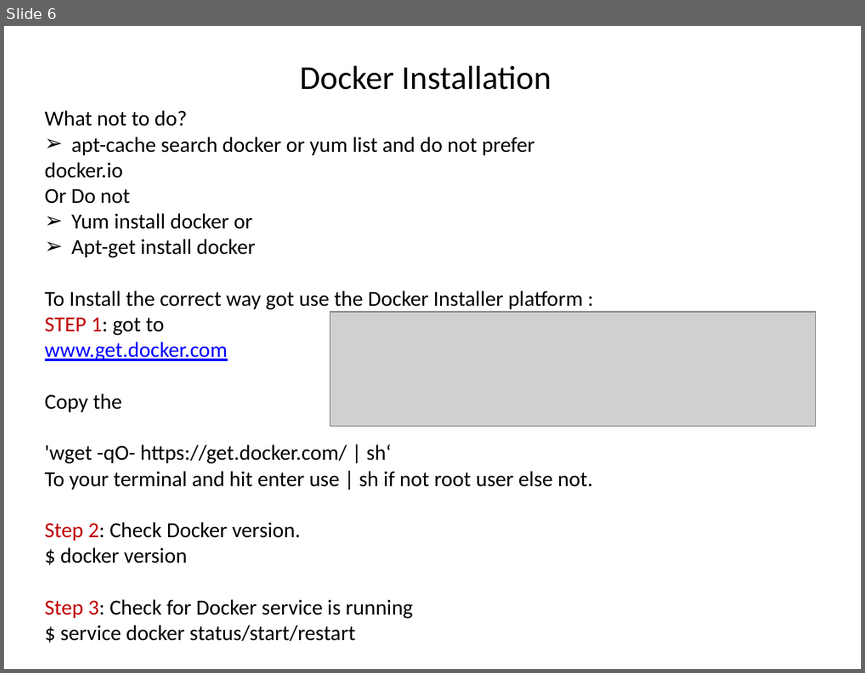
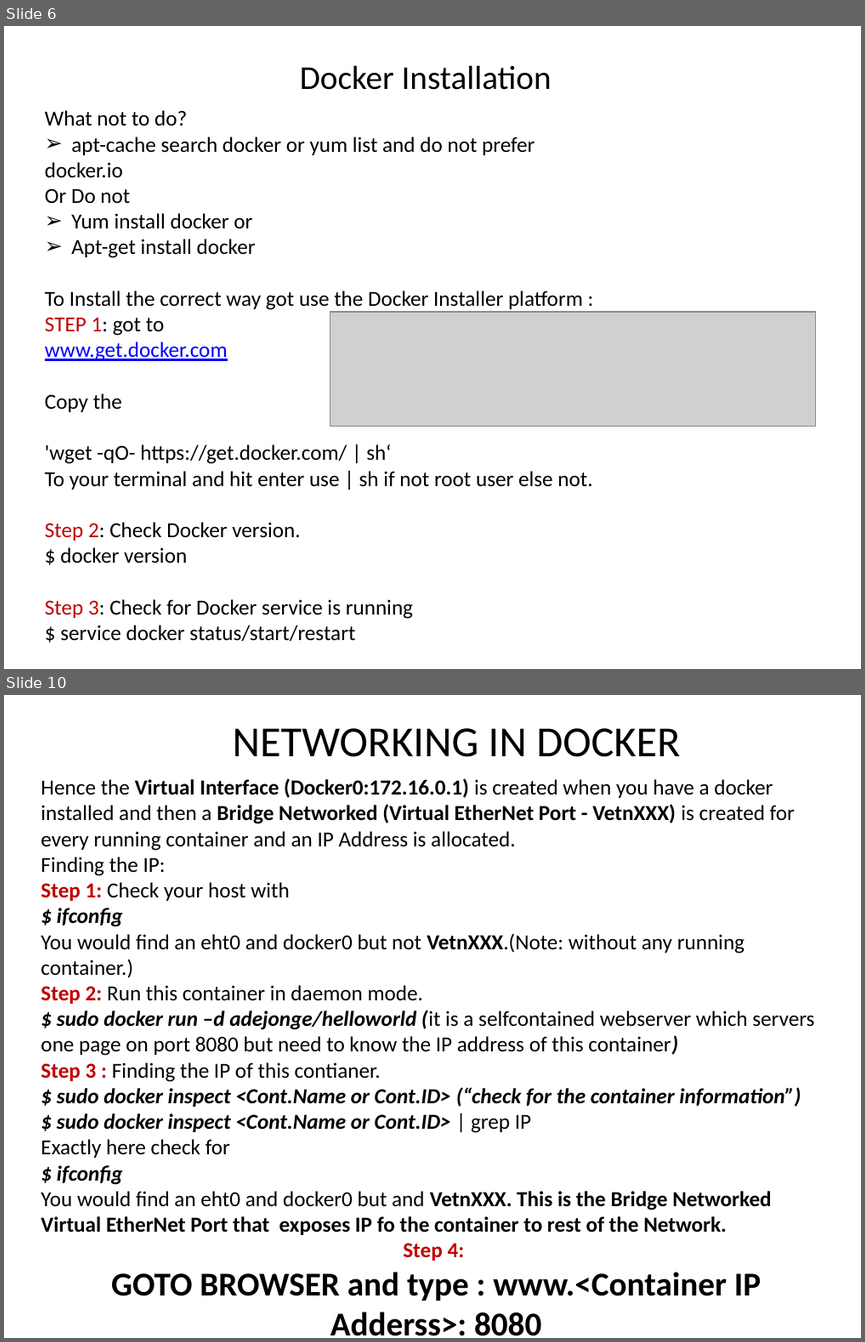
Before and after one commit to zameerpasha/DevopsTrainingRepo, a slide deck: Dockers/Docker_Tutorial.pptx. Shown one above the other, each under a label of ours: slide 6 before the commit, slides 6 and 10 after it; the slides between them are not shown. The pictures are 865x673 and 865x1342 pixels, drawn with LibreOffice and Linux fonts; fonts in the diff are those of the drawing; grey boxes stand for pictures. Boxes give left, top, right and bottom in pixels: in the first picture for what was removed or moved away, otherwise in the second. Text is boxed around its words. In the diff, an @@ line names an element or a change of style, - is before the commit and + after.

Commit message:
updated Docker ppt with Networking concepts

```diff
--- a/Dockers/Docker_Tutorial.pptx
+++ b/Dockers/Docker_Tutorial.pptx
@@ slide 10 added at (x1=4, y1=695, x2=861, y2=1338), background #FFFFFF @@
@@ text added at (x1=233, y1=728, x2=680, y2=757), 36 pt, text #000000 @@
+NETWORKING IN DOCKER
@@ text added at (x1=41, y1=778, x2=814, y2=1336), 18 pt, text #000000 @@
+Hence the Virtual Interface (Docker0:172.16.0.1) is created when you have a docker installed and then a Bridge Networked (Virtual EtherNet Port - VetnXXX) is created for every running container and an IP Address is allocated.
+Finding the IP:
+Step 1: Check your host with
+$ ifconfig
+You would find an eht0 and docker0 but not VetnXXX.(Note: without any running container.)
+Step 2: Run this container in daemon mode.
+$ sudo docker run –d adejonge/helloworld (it is a selfcontained webserver which servers one page on port 8080 but need to know the IP address of this container)
+Step 3 : Finding the IP of this contianer.
+$ sudo docker inspect <Cont.Name or Cont.ID> (“check for the container information”)
+$ sudo docker inspect <Cont.Name or Cont.ID> | grep IP
+Exactly here check for
+$ ifconfig
+You would find an eht0 and docker0 but and VetnXXX. This is the Bridge Networked Virtual EtherNet Port that exposes IP fo the container to rest of the Network.
+Step 4:
+GOTO BROWSER and type : www.<Container IP Adderss>: 8080
```
Also in this commit, not shown: 3 slides changed, 1 other slide added.
